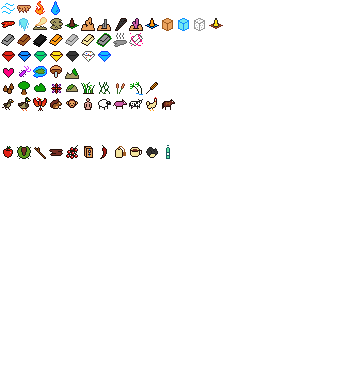
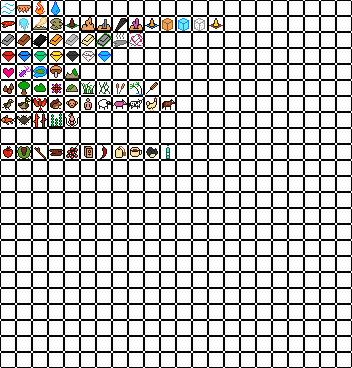
Two versions of the same layered image (352 x 368). Layer-by-layer changes:
painted on "Elements" over [left=1, top=113, right=79, bottom=127]
added layer "BG" above "Guide" over [left=0, top=0, right=352, bottom=368]
